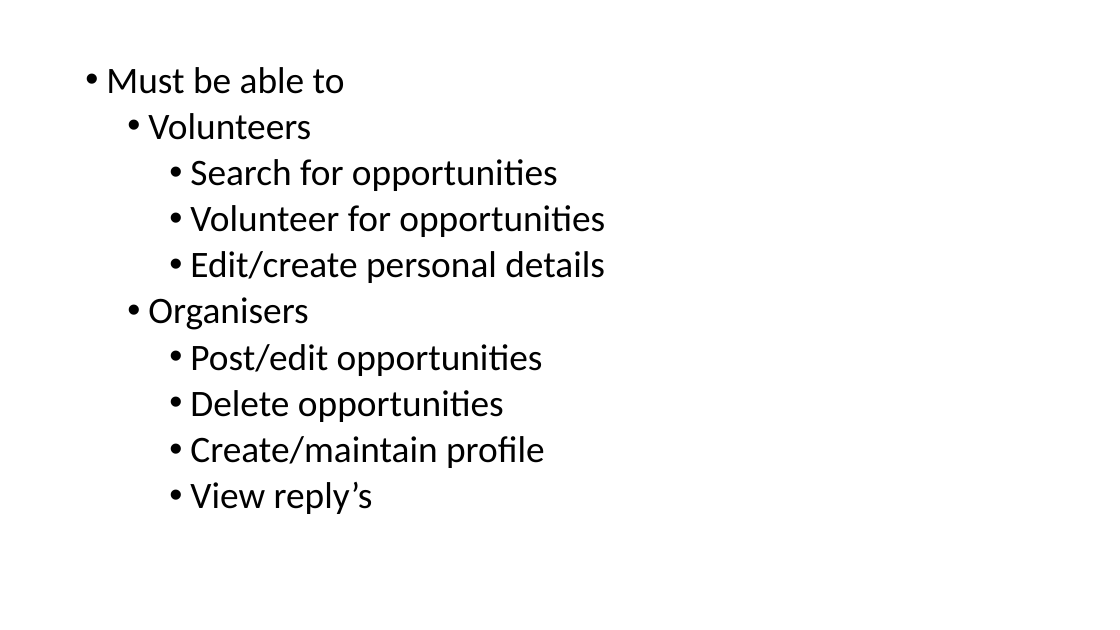
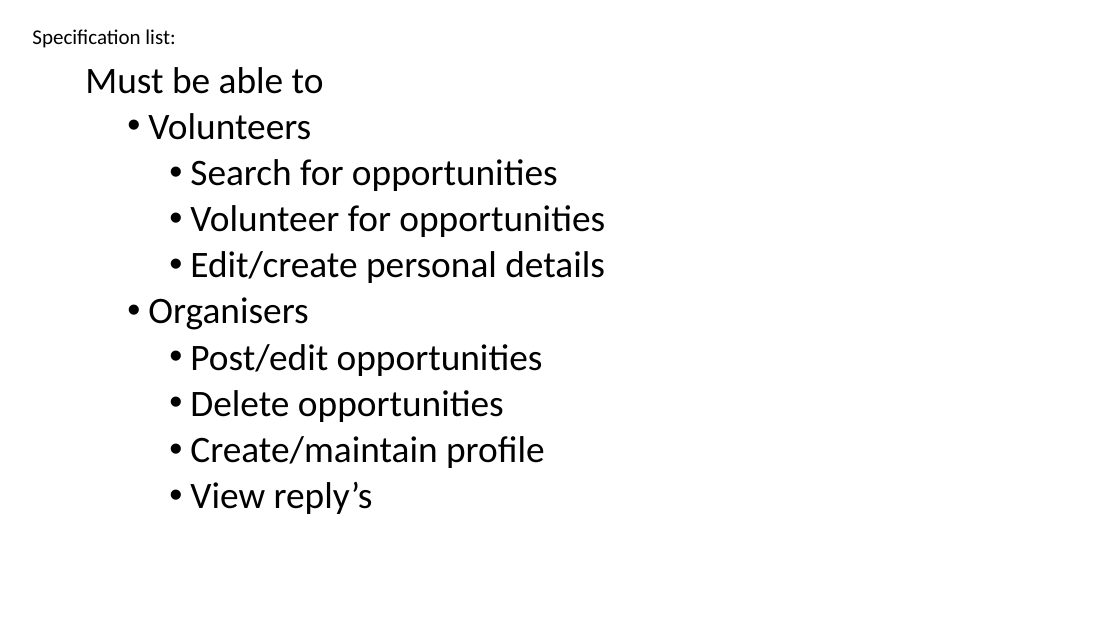
Before and after one commit to 2084246S/VolunteerMe, a slide deck: slide 8 of Volunteer Me.pptx (slide 4 before the commit). Drawn at 1120x630 pixels with LibreOffice and Linux fonts; fonts in the diff are those of the drawing. Boxes give left, top, right and bottom in pixels: in the first picture for what was removed or moved away, otherwise in the second. Text is boxed around its words. In the diff, an @@ line names an element or a change of style, - is before the commit and + after.

```diff
--- a/Volunteer Me.pptx
+++ b/Volunteer Me.pptx
@@ text added at box(32, 29, 175, 48), 18 pt, text #000000 @@
+Specification list:
@@ text at box(85, 67, 324, 94): bullet • to none @@
```
Also in this commit, not shown: 1 other slide changed, 4 slides added.
